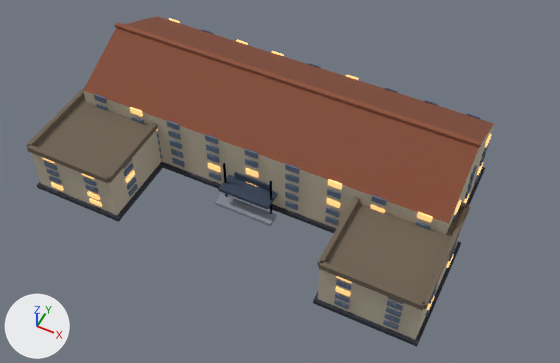
A saved change to the glTF model models/hostel-high.glb.
The view is the same before and after, from a 50 mm camera at (64.9, -132.4, 154.1) aimed at (6.5, -15.6, 8.1). Lighting does not change. The marker at lower left points along +X, +Y and +Z. The picture after the commit comes second. Vertices at exactly the same position are counted once.

The scene before the commit, as lines of its bpy script (objects in view):
```python
me_mesh_0 = bpy.data.meshes.new('Mesh_0')
me_mesh_0.from_pydata(...)  # 1780 vertices, 2670 faces; spans x -52.8..52.8, y -39.8..18.8, z 0.0..27.3
# faces by material slot: [1938, 732]
me_mesh_0.materials.append(mat_matte)
me_mesh_0.materials.append(mat_glow)
ob_mesh_0 = bpy.data.objects.new('Mesh_0', me_mesh_0)
ob_mesh_0.location = (0.0, 0.0, 0.0)
```
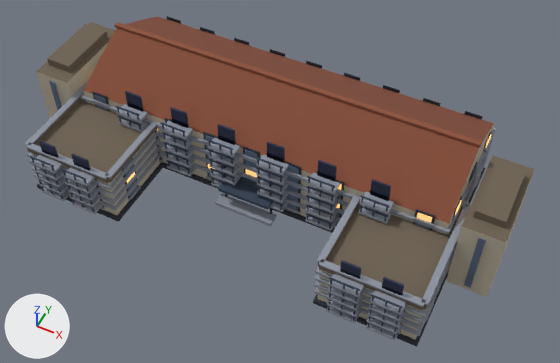
Edits to the bpy script that builds the scene:
```text
Change me_mesh_0:
    used by ob_mesh_0; location = (0.0, 0.0, 0.0)
    remove me_mesh_0.from_pydata(...)  # 1780 vertices, 2670 faces; spans x -52.8..52.8, y -39.8..18.8, z 0.0..27.3
    add me_mesh_0.from_pydata(...)  # 7556 vertices, 11382 faces; spans x -63.0..63.0, y -42.6..18.8, z 0.0..27.3
    me_mesh_0 part 1: a new loose piece, a box spanning x -46.74..-42.14, y -18.23..-17.93, z 16.02..18.92, in mat_matte
    me_mesh_0 part 2: a new loose piece, a box spanning x -46.94..-41.94, y -18.75..-17.85, z 15.92..16.42, in mat_matte
    me_mesh_0 part 3: 8 vertices removed from x -5.0..5.0, y -18.5..-18.0, z 6.8..8.4; 5544 vertices added at x -63.0..63.0, y -42.6..18.8, z 0.0..23.5
    other edits to the shape of me_mesh_0 do not show in these pictures
```

Boxes (x1, y1, x2, y2) around the edits, measured in the pictures (560 x 363 px):
'Mesh_0', reshaped (9% wider): before (26, 16, 494, 347); after (25, 16, 534, 347)
part 1 of me_mesh_0, added: after (92, 92, 109, 104)
part 2 of me_mesh_0, added: after (92, 99, 110, 107)
part 3 of me_mesh_0, built on: before (234, 172, 270, 190); after (25, 16, 534, 340)
